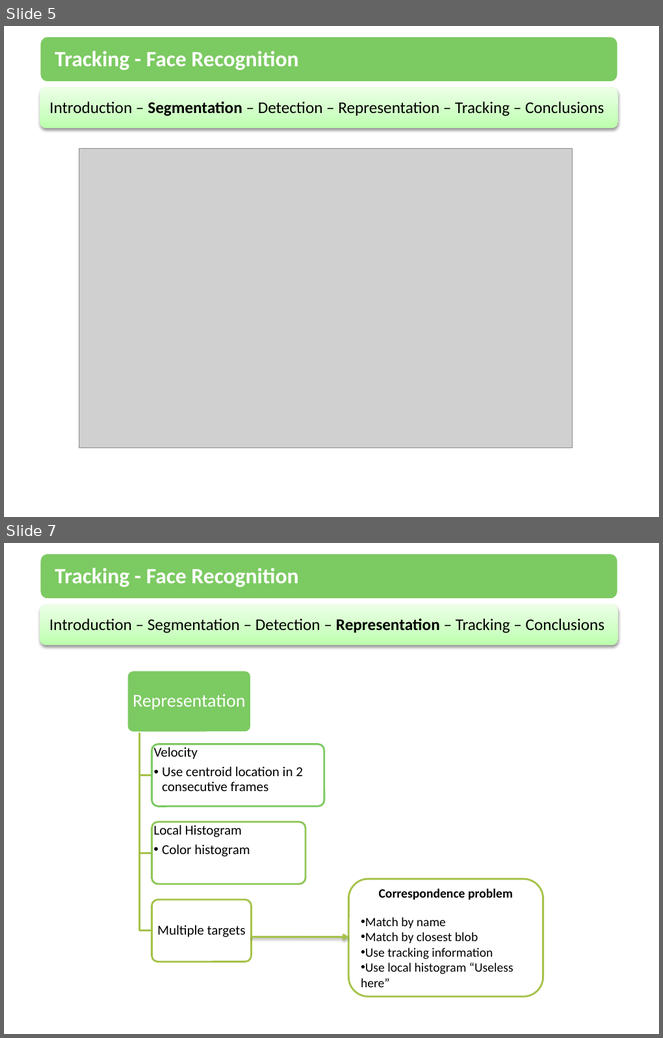
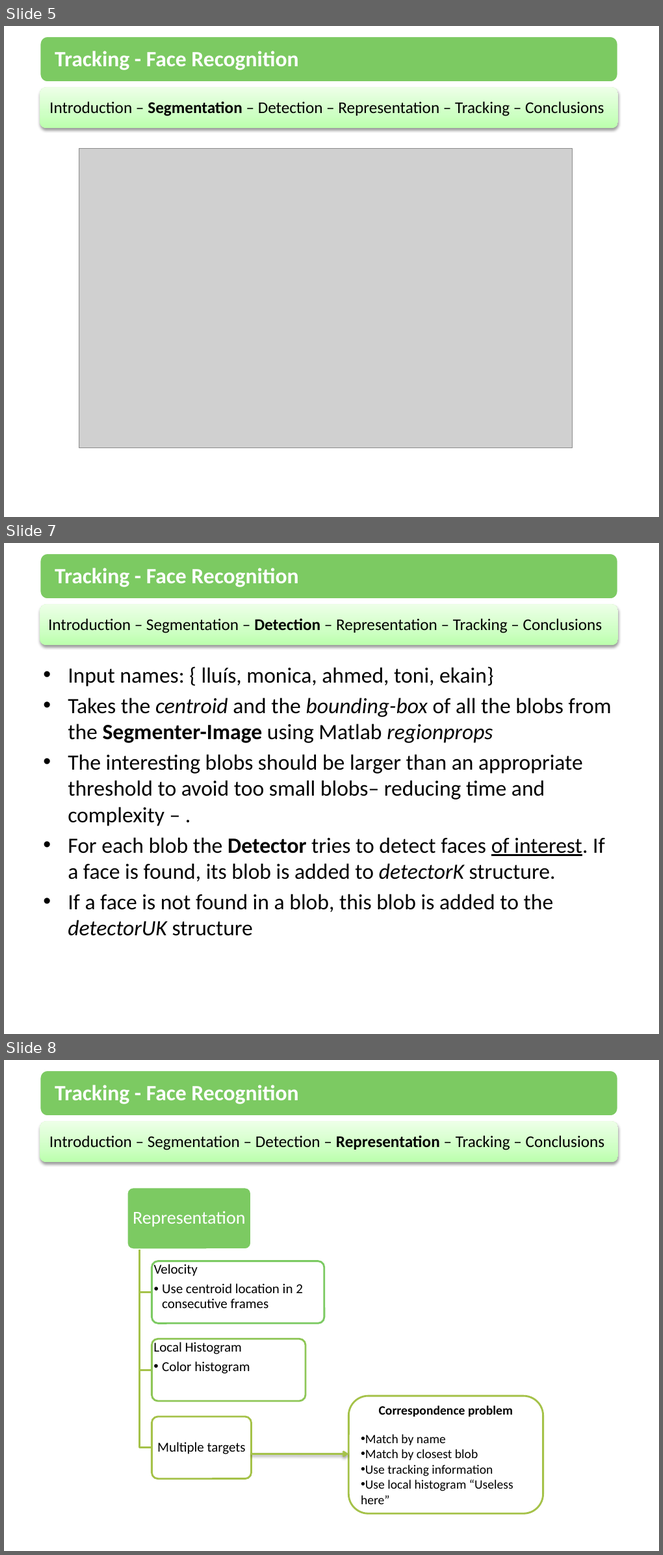
Before and after one commit to amounir86/mcvai-tracking, a slide deck: trunk/Presentation/Tracking.pptx. Shown one above the other, each under a label of ours: slides 5 and 7 before the commit, slides 5, 7 and 8 after it; the slides between them are not shown. The pictures are 663x1038 and 663x1555 pixels, drawn with LibreOffice and Linux fonts; fonts in the diff are those of the drawing; grey boxes stand for pictures. Boxes give left, top, right and bottom in pixels: in the first picture for what was removed or moved away, otherwise in the second. Text is boxed around its words. In the diff, an @@ line names an element or a change of style, - is before the commit and + after.

```diff
--- a/trunk/Presentation/Tracking.pptx
+++ b/trunk/Presentation/Tracking.pptx
@@ slide 7 added at (x1=4, y1=543, x2=659, y2=1034), background #FFFFFF @@
@@ rounded rectangle added at (x1=40, y1=553, x2=619, y2=600), fill #7CCA62, outline #FFFFFF 2 pt @@
@@ text added at (x1=55, y1=568, x2=298, y2=587), 24 pt, text #FFFFFF, bold @@
+Tracking - Face Recognition
@@ rounded rectangle added at (x1=40, y1=605, x2=619, y2=646), fill gradient #BCFFAD to #CFFFC5 to #ECFFE9 @@
@@ text added at (x1=48, y1=618, x2=603, y2=633), 18 pt, text #000000 @@
+Introduction – Segmentation – Detection – Representation – Tracking – Conclusions
@@ text added at (x1=68, y1=667, x2=612, y2=936), 24 pt, text #000000 @@
+• Input names: { lluís, monica, ahmed, toni, ekain}
+• Takes the centroid and the bounding-box of all the blobs from the Segmenter-Image using Matlab regionprops
+• The interesting blobs should be larger than an appropriate threshold to avoid too small blobs– reducing time and complexity – .
+• For each blob the Detector tries to detect faces of interest. If a face is found, its blob is added to detectorK structure.
+• If a face is not found in a blob, this blob is added to the detectorUK structure
@@ what was slide 7 is now slide 8 @@
```
Also in this commit, not shown: 3 slides changed, 10 other slides added, 1 slide removed.
